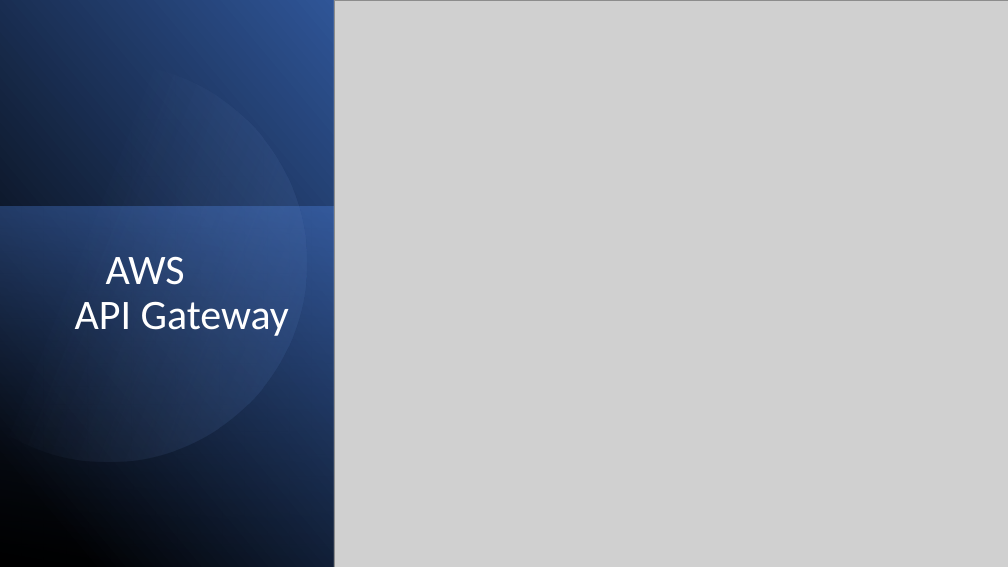
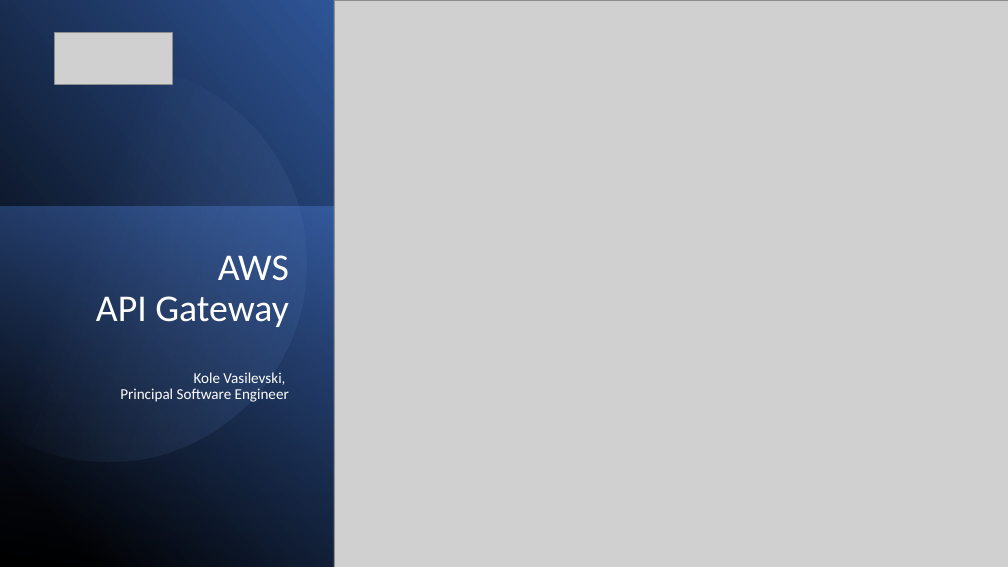
Before and after one commit to IT-Labs/aws-serverless-series, a slide deck: slide 1 of APIGateway/AWS Api Gateway.pptx. Drawn at 1008x567 pixels with LibreOffice and Linux fonts; fonts in the diff are those of the drawing; grey boxes stand for pictures. Boxes give left, top, right and bottom in pixels: in the first picture for what was removed or moved away, otherwise in the second. Text is boxed around its words. In the diff, an @@ line names an element or a change of style, - is before the commit and + after.

```diff
--- a/APIGateway/AWS Api Gateway.pptx
+++ b/APIGateway/AWS Api Gateway.pptx
@@ picture added at [54, 33, 172, 84] @@
@@ title at [96, 255, 289, 402]: text changed; size 40 to 14.4 pt @@
-AWS API Gateway
+AWS
+API Gateway
+Kole Vasilevski,
+Principal Software Engineer
```
Also in this commit, not shown: 2 other files.
